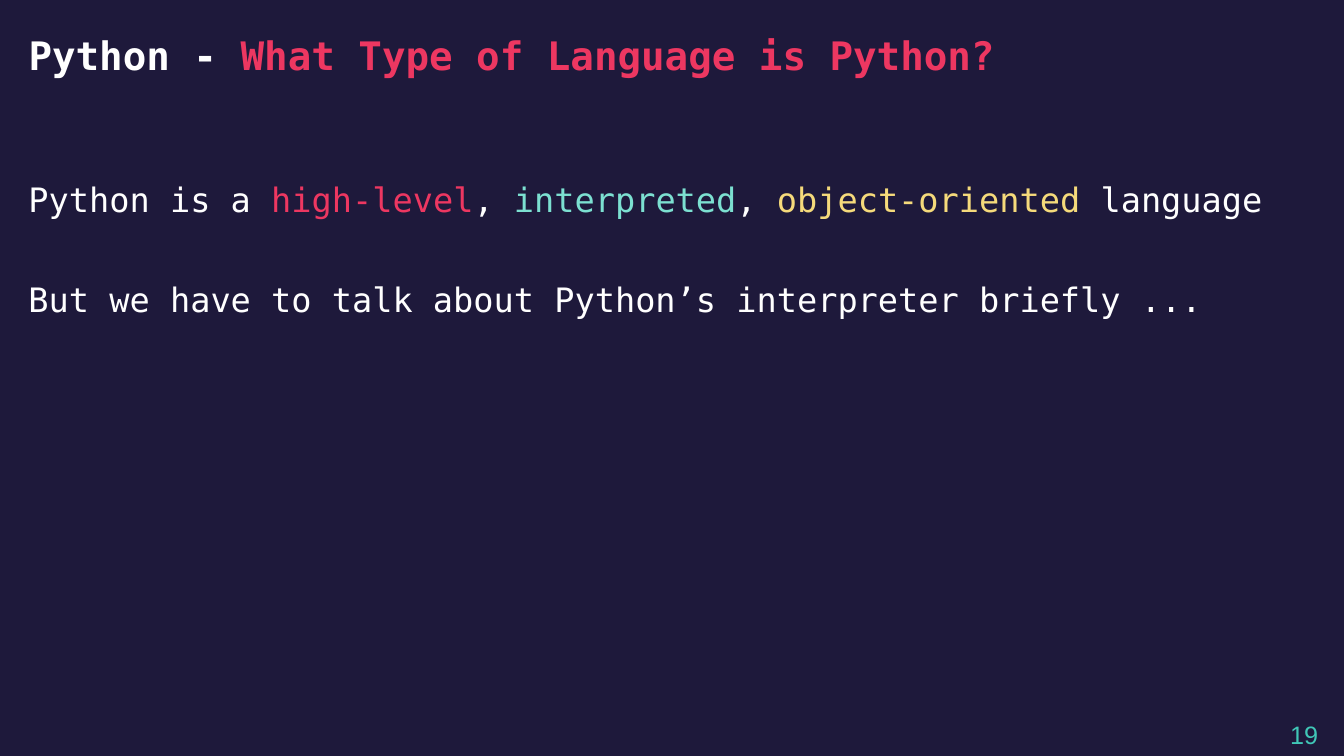
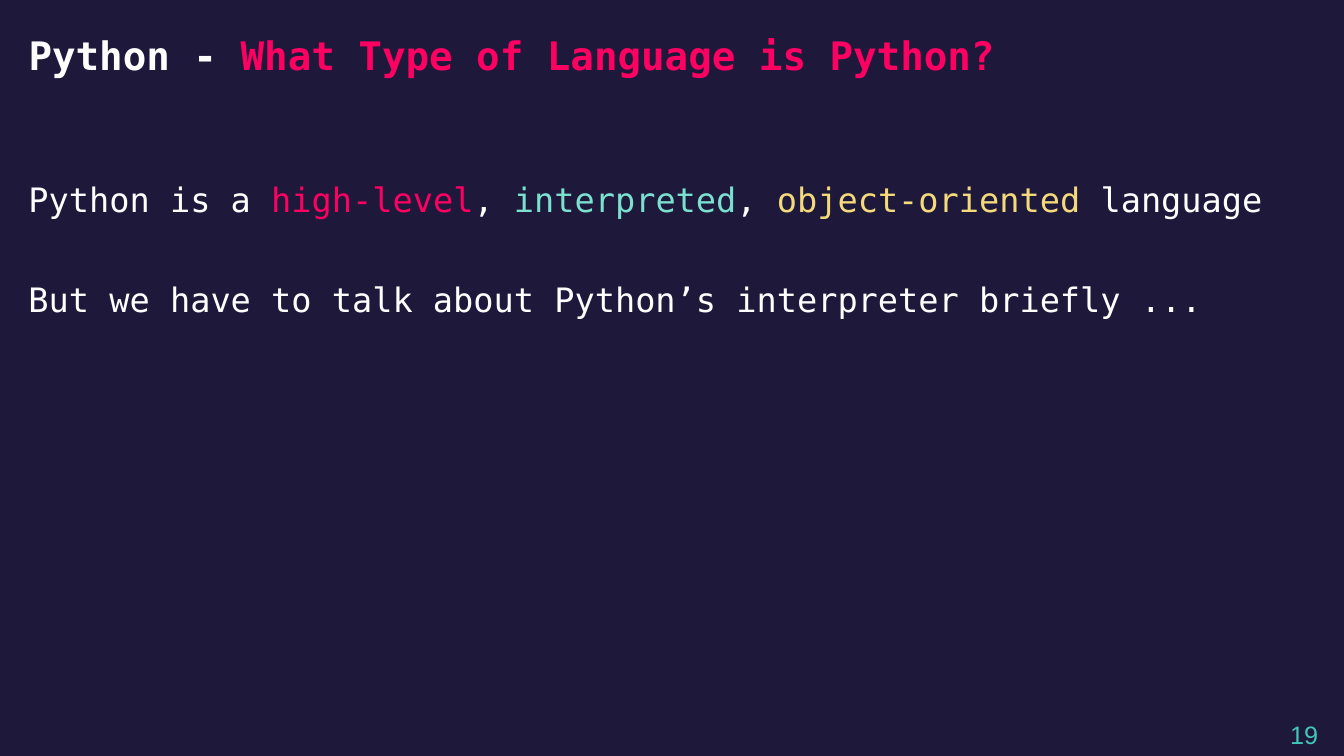
Before and after one commit to airabino/EVRC_Python_Training, a slide deck: slide 19 of Trainings/TR1/Lecture.pptx. Drawn at 1344x756 pixels with LibreOffice and Linux fonts; fonts in the diff are those of the drawing. Boxes give left, top, right and bottom in pixels: in the first picture for what was removed or moved away, otherwise in the second. Text is boxed around its words. In the diff, an @@ line names an element or a change of style, - is before the commit and + after.

```diff
--- a/Trainings/TR1/Lecture.pptx
+++ b/Trainings/TR1/Lecture.pptx
@@ title "Python - What Type of ..." at <box>29,38,995,78</box>: text colour #ED3761 to #FD0062 in "What Type of Language is Python?" @@
@@ text at <box>28,186,1263,219</box>: text colour #ED3761 to #FD0062 in "high-level," @@
```
Also in this commit, not shown: 11 other slides changed, 3 other files.
